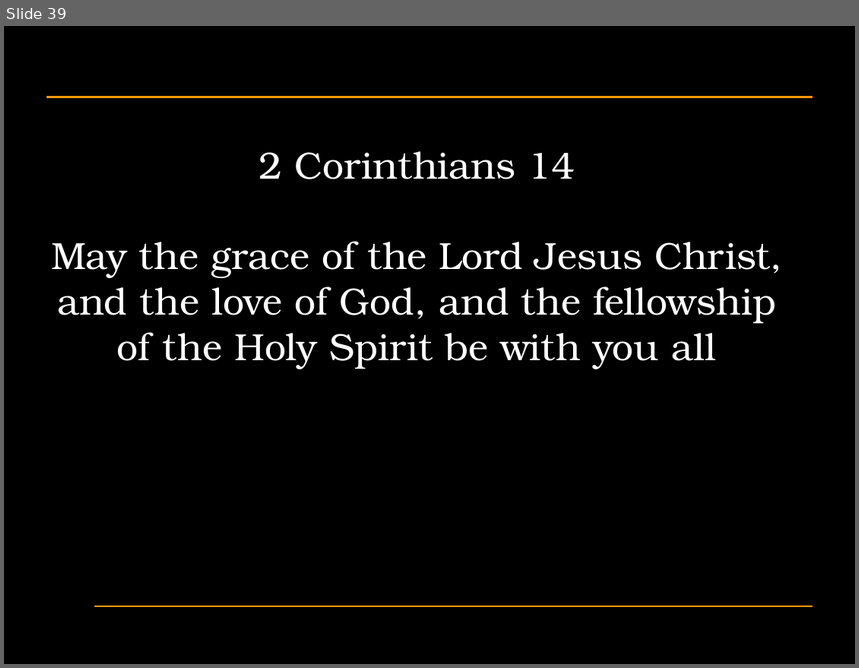
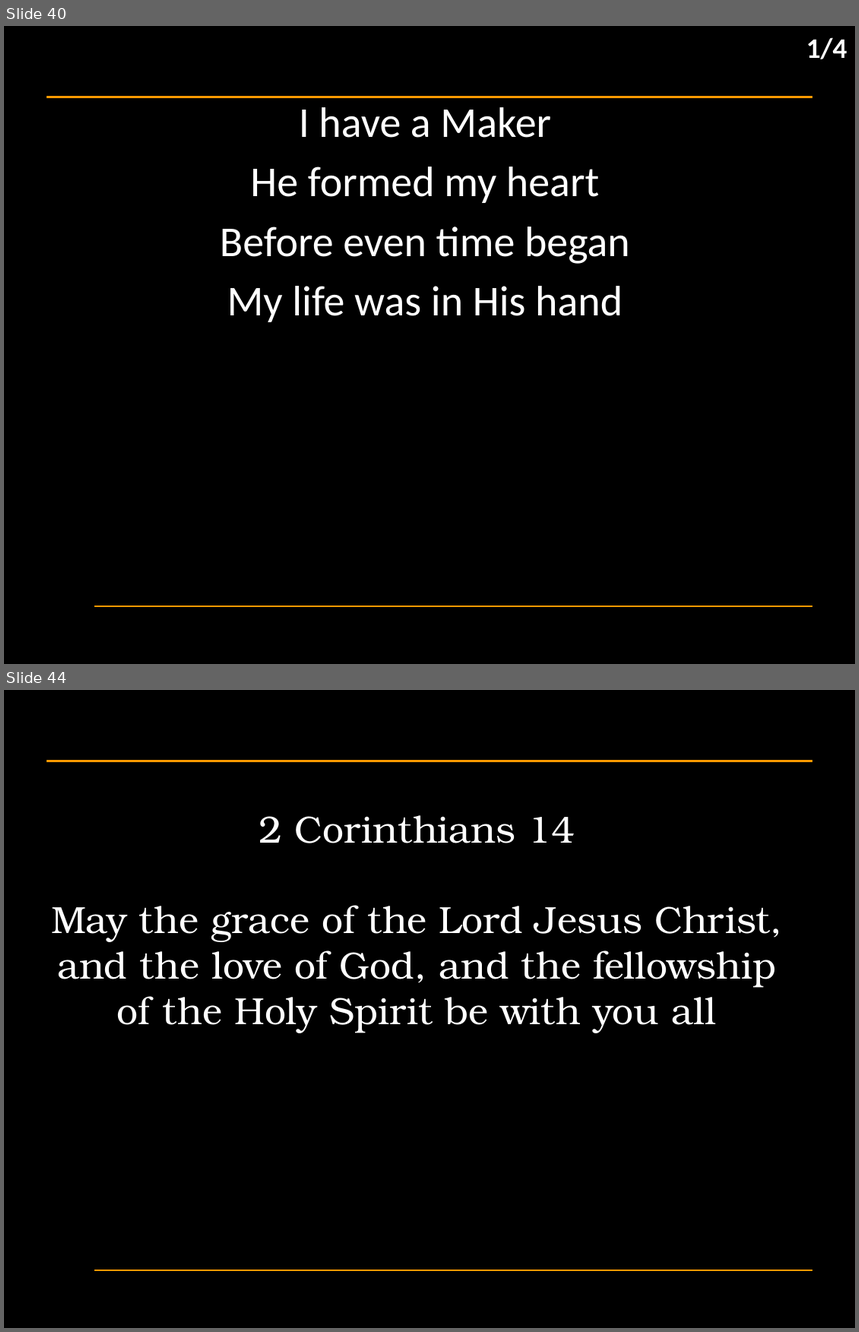
Before and after one commit to hoo-are-ya/worship, a slide deck: docs/songs_2024-09-29.pptx. Shown one above the other, each under a label of ours: slide 39 before the commit, slides 40 and 44 after it; the slides between them are not shown. The pictures are 859x668 and 859x1332 pixels, drawn with LibreOffice and Linux fonts; fonts in the diff are those of the drawing; background and template pictures are left out. Boxes give left, top, right and bottom in pixels: in the first picture for what was removed or moved away, otherwise in the second. Text is boxed around its words. In the diff, an @@ line names an element or a change of style, - is before the commit and + after.

```diff
--- a/docs/songs_2024-09-29.pptx
+++ b/docs/songs_2024-09-29.pptx
@@ slide 40 added at box(4, 26, 855, 664), background #000000; not listed: 2 template elements that a slide beside it also shows @@
@@ text added at box(807, 37, 848, 59), 24 pt, text #FFFFFF, bold @@
+1/4
@@ subtitle added at box(220, 107, 630, 322), 36 pt, text #FFFFFF @@
+I have a Maker
+He formed my heart
+Before even time began
+My life was in His hand
@@ what was slide 39 is now slide 44 @@
```
Also in this commit, not shown: 4 other slides added, 2 other files.
